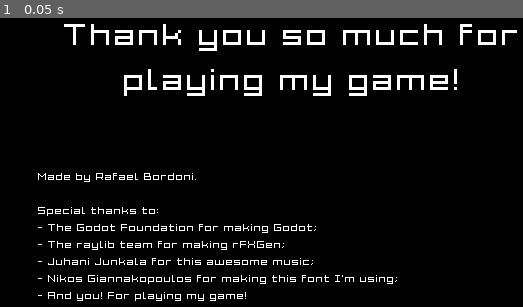
Above: before the commit, frame 1.
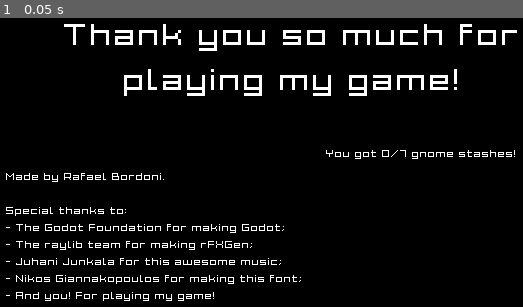
Above: after the commit, the same moment.

Repository: eldskald/acerola-jam-0
Game: Godot game, scene res://levels/outro/outro.tscn
The game is run twice, just before and just after one commit, with the same random seed, the same clock (stepped at 60 frames per second) and the same inputs. This scene is started directly instead of the project's main scene.
Inputs:
- Up to frame 1 (0.05 s): no input

The runs differ from the first frame. In frame 1, 3.1% of the frame differs, in the area x 1-99%, y 45-98%.

Commit message:
Add stash count to outro and remove export presets from project

Diff:
--- a/project/globals/globals.gd
+++ b/project/globals/globals.gd
@@ -125,3 +125,14 @@
 
 func save_obtained_stash() -> void:
 	_stashes[_current_level - 1] = true
+
+
+func get_obtained_stashes() -> int:
+	var obtained: int = 0
+	for stash in _stashes:
+		obtained += 1 if stash else 0
+	return obtained
+
+
+func get_total_stashes() -> int:
+	return _stashes.size()
--- a/project/globals/globals.tscn
+++ b/project/globals/globals.tscn
@@ -69,6 +69,8 @@
 
 [node name="IntroOutroMusic" type="AudioStreamPlayer" parent="."]
 stream = ExtResource("18_xolea")
+volume_db = -6.0
 
 [node name="ActionMusic" type="AudioStreamPlayer" parent="."]
 stream = ExtResource("19_wc3l7")
+volume_db = -10.0
--- /dev/null
+++ b/project/levels/outro/outro.gd
@@ -0,0 +1,8 @@
+class_name Outro
+extends CanvasLayer
+
+
+func _ready():
+	var count = Globals.get_obtained_stashes()
+	var total = Globals.get_total_stashes()
+	$StashCount.text = "You got " + str(count) + "/" + str(total) + " gnome stashes!"
--- a/project/levels/outro/outro.tscn
+++ b/project/levels/outro/outro.tscn
@@ -1,8 +1,10 @@
-[gd_scene load_steps=2 format=3 uid="uid://b63vwaari7f8v"]
+[gd_scene load_steps=3 format=3 uid="uid://b63vwaari7f8v"]
 
 [ext_resource type="FontFile" uid="uid://c2x1quwgrr3sw" path="res://assets/fonts/Acme 7 Wide Xtnd.ttf" id="1_6bpdl"]
+[ext_resource type="Script" path="res://levels/outro/outro.gd" id="1_06c7w"]
 
 [node name="Outro" type="CanvasLayer"]
+script = ExtResource("1_06c7w")
 
 [node name="Label" type="Label" parent="."]
 anchors_preset = -1
@@ -19,7 +21,7 @@
 
 [node name="Label2" type="Label" parent="."]
 anchors_preset = -1
-anchor_left = 0.1
+anchor_left = 0.05
 anchor_top = 0.5
 anchor_right = 1.0
 anchor_bottom = 1.0
@@ -33,6 +35,17 @@
 - The Godot Foundation for making Godot;
 - The raylib team for making rFXGen;
 - Juhani Junkala for this awesome music;
-- Nikos Giannakopoulos for making this font I'm using;
+- Nikos Giannakopoulos for making this font;
 - And you! For playing my game!"
 vertical_alignment = 1
+
+[node name="StashCount" type="Label" parent="."]
+anchors_preset = -1
+anchor_left = 0.55
+anchor_top = 0.5
+anchor_right = 1.0
+anchor_bottom = 1.0
+grow_horizontal = 2
+grow_vertical = 2
+theme_override_fonts/font = ExtResource("1_6bpdl")
+theme_override_font_sizes/font_size = 8
Not shown, removed: project/export_presets.cfg
Not shown, changed: .gitignore
